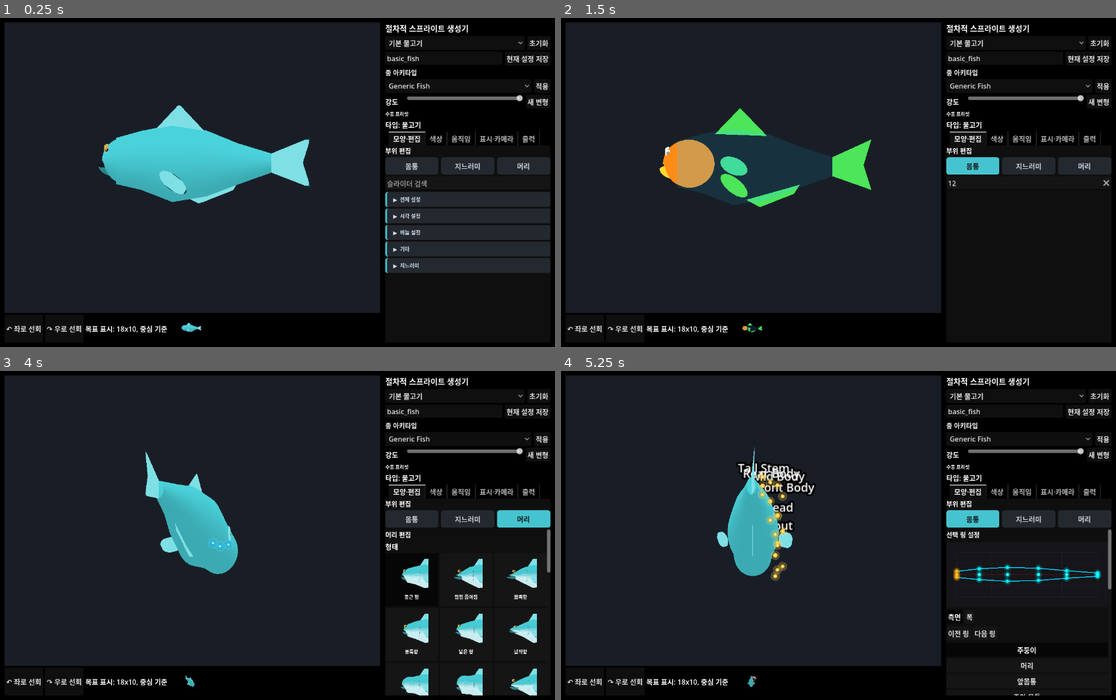
Above: before the commit, frames 1-4 (two rows, left to right).
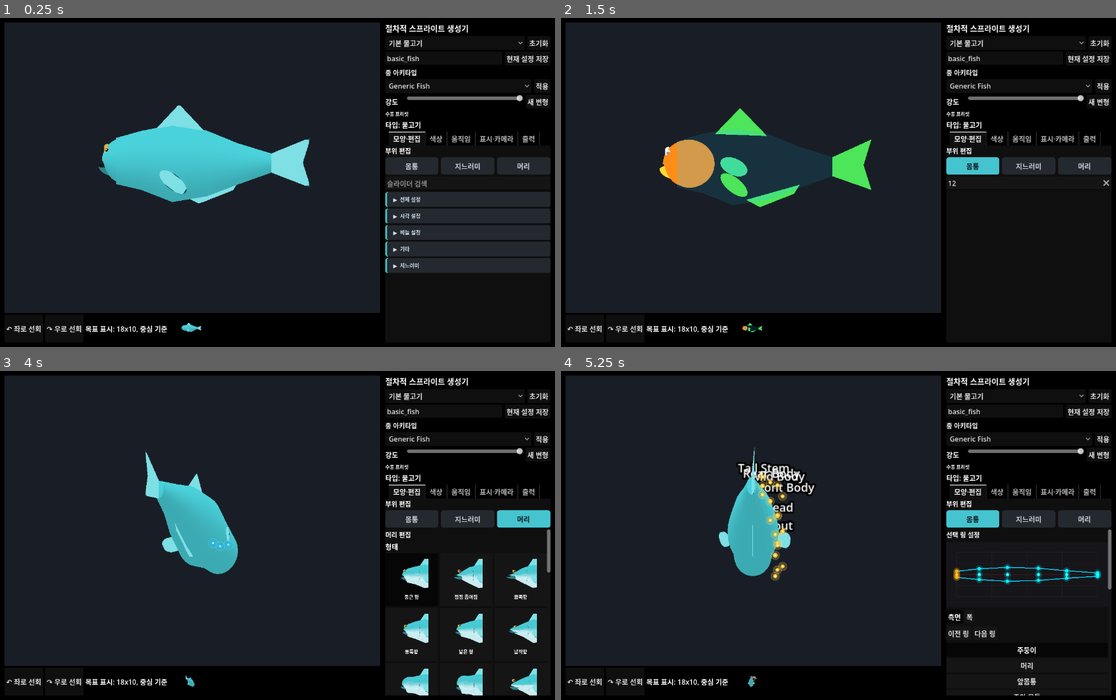
Above: after the commit, the same moments.

Repository: currywhaleshark/aquarium_sprite_mock-up_generator
Game: Godot game, scene res://scenes/Main.tscn
Same seed, same stepped clock (60 frames per second), same inputs: the game is played once before the commit and once after it.
Inputs (mouse positions are in pixels of both pictures, inside the frame that each line leads up to):
- Up to frame 1 (0.25 s): no input
- Up to frame 2 (1.5 s): click (1027, 182) at 0.52 s; type "12" at 0.6 s; tap Enter at 1.25 s; move the mouse to (960, 166) at 1.27 s; hold D from 1.28 s (still down); tap R at 1.35 s; click (960, 166) at 1.42 s
- Up to frame 3 (4 s): tap Space at 1.52, 1.82 s; release D at 2 s; drag from (466, 574) to (249, 601) at 2.02 s; move the mouse to (333, 463) at 2.77 s; hold D 2.78-3.5 s; tap 3 at 2.85 s; drag from (249, 601) to (111, 486) at 3.52 s
- Up to frame 4 (5.25 s): move the mouse to (1005, 584) at 4.27 s; tap 1 at 4.35 s; tap Space at 4.52, 4.82 s; drag from (672, 486) to (755, 453) at 5.02 s

The runs differ from the first frame. In frame 1, less than 0.1% of the frame differs, in the area x 28-35%, y 46-96%; in frame 2, less than 0.1%; in frame 3, less than 0.1%; in frame 4, less than 0.1%, in the area x 28-42%, y 48-96%.

Commit message:
Fix pectoral attachment and plan creature modes

Diff:
--- a/scripts/creature/FishRig.gd
+++ b/scripts/creature/FishRig.gd
@@ -288,7 +288,7 @@
 		pectoral_l = PF.polygon_fin("PectoralFinL", points_l, paired_horizontal_fin_mat)
 	var pectoral_attach_t := param_float("pectoral_attach_t", 0.32)
 	var pectoral_center := _surface_position("side", pectoral_attach_t, 0.0)
-	var pectoral_z := _surface_radius_z(pectoral_attach_t) + shell_expand * 0.18
+	var pectoral_z := _surface_radius_z(pectoral_attach_t)
 	pectoral_l_base_position = Vector3(pectoral_center.x, -0.02, -pectoral_z)
 	pectoral_l.position = pectoral_l_base_position
 	var pectoral_surface_angle := _surface_tangent_angle_degrees("center", pectoral_attach_t)
@@ -989,7 +989,7 @@
 		_animate_blade_fin(pelvic_l, pelvic_base_points, loop_phase, 0.0)
 		_animate_blade_fin(pelvic_r, pelvic_base_points, loop_phase, PI)
 	var pectoral_attach_t := param_float("pectoral_attach_t", 0.32)
-	var pectoral_z := _surface_radius_z(pectoral_attach_t) + param_float("shell_expand", 0.08) * 0.18
+	var pectoral_z := _surface_radius_z(pectoral_attach_t)
 	var pectoral_yaw := _fin_follow_yaw(pectoral_attach_t, yaws)
 	var pectoral_surface_angle := _surface_tangent_angle_degrees("center", pectoral_attach_t)
 	var p_sync := String(parameters.get("pectoral_flap_sync", "alternating"))
@@ -1592,7 +1592,7 @@
 	var pectoral_offset_y := param_float("pectoral_offset_y", 0.0)
 	var pectoral_attach_t := param_float("pectoral_attach_t", 0.32)
 	var pectoral_center := _surface_position("side", pectoral_attach_t, 0.0)
-	var pectoral_z := _surface_radius_z(pectoral_attach_t) + param_float("shell_expand", 0.08) * 0.18
+	var pectoral_z := _surface_radius_z(pectoral_attach_t)
 	var pectoral_surface_angle := _surface_tangent_angle_degrees("center", pectoral_attach_t)
 	var p_yaw := param_float("pectoral_fin_yaw", 25.0)
 	var p_pitch := param_float("pectoral_fin_pitch", 0.0)
--- a/scripts/tools/RingWidthFlatnessTest.gd
+++ b/scripts/tools/RingWidthFlatnessTest.gd
@@ -49,6 +49,13 @@
 	assert(left != null)
 	assert(right != null)
 	return {"left_z": left.position.z, "right_z": right.position.z}
+
+func _load_preset_parameters(path: String) -> Dictionary:
+	var file := FileAccess.open(path, FileAccess.READ)
+	assert(file != null)
+	var parsed = JSON.parse_string(file.get_as_text())
+	assert(typeof(parsed) == TYPE_DICTIONARY)
+	return (parsed as Dictionary).get("parameters", {})
 
 func _ready() -> void:
 	var fish: FishRig = FishRigScript.new()
@@ -146,6 +153,15 @@
 	var op_upper := fish.get_vector_edit_marker_world("operculum", Vector2(0.5, 0.55))
 	assert(absf(op_lower.z) > absf(op_upper.z) + 0.006)
 
+	var arowana_params := _load_preset_parameters("res://presets/아로와나.json")
+	fish.set_parameters(arowana_params)
+	await get_tree().process_frame
+	var arowana_pectoral := _pectoral_positions(fish)
+	var arowana_attach_t := float(arowana_params.get("pectoral_attach_t", 0.32))
+	var arowana_surface_z := fish._surface_radius_z(arowana_attach_t)
+	assert(absf(absf(arowana_pectoral["right_z"]) - arowana_surface_z) < 0.002)
+	assert(absf(absf(arowana_pectoral["left_z"]) - arowana_surface_z) < 0.002)
+
 	DirAccess.make_dir_recursive_absolute(ProjectSettings.globalize_path("res://exports/test_results"))
 	var file := FileAccess.open("res://exports/test_results/ring_width_flatness.ok", FileAccess.WRITE)
 	file.store_string("body ring upper/lower width and directional flatness applied")
--- a/scripts/tools/ShellRigTest.gd
+++ b/scripts/tools/ShellRigTest.gd
@@ -32,7 +32,8 @@
 	assert(dorsal != null)
 	assert(pectoral_l != null)
 	assert(dorsal.position.y > 0.34)
-	assert(abs(pectoral_l.position.z) > 0.25)
+	var pectoral_attach_t := float(fish.parameters.get("pectoral_attach_t", 0.32))
+	assert(absf(absf(pectoral_l.position.z) - fish._surface_radius_z(pectoral_attach_t)) < 0.002)
 
 	for mode in BodyProfileScript.swim_mode_names():
 		var mode_fish: FishRig = FishRigScript.new()
Not shown, added: docs/superpowers/plans/2026-06-12-creature-mode-separation.md
